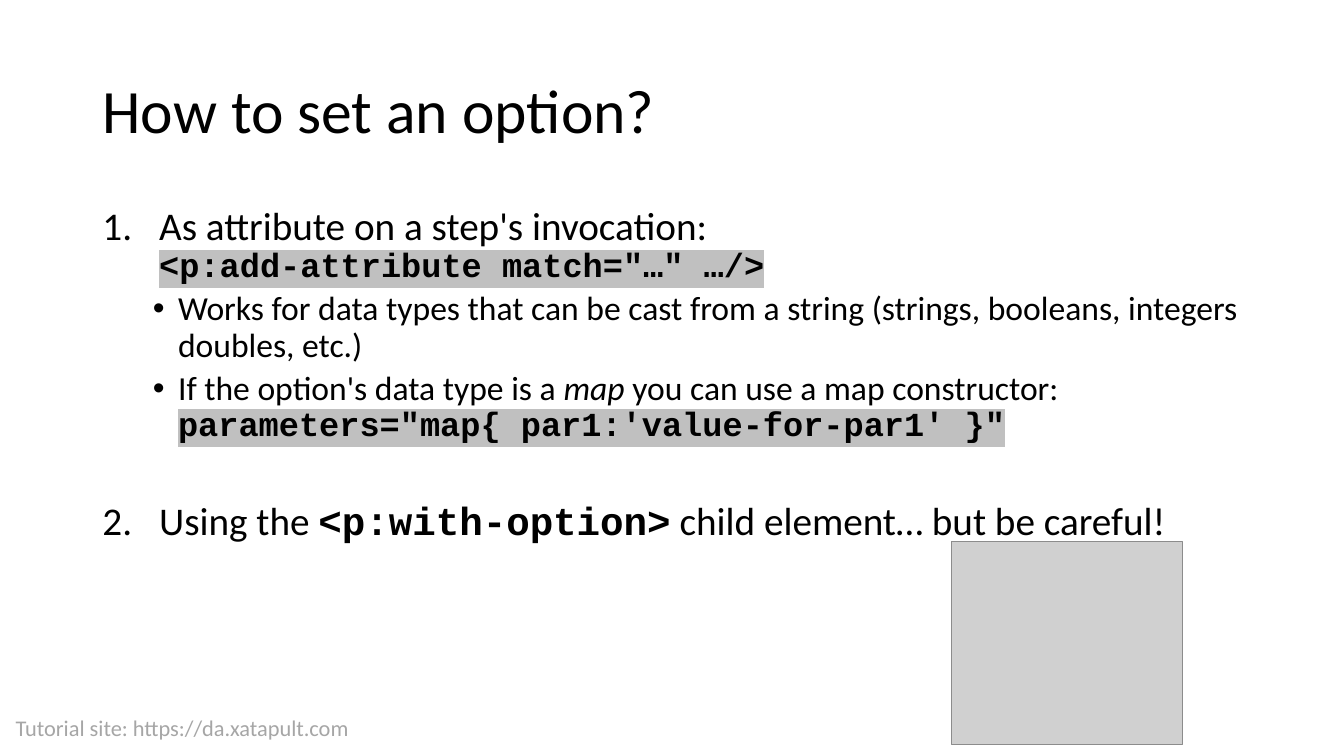
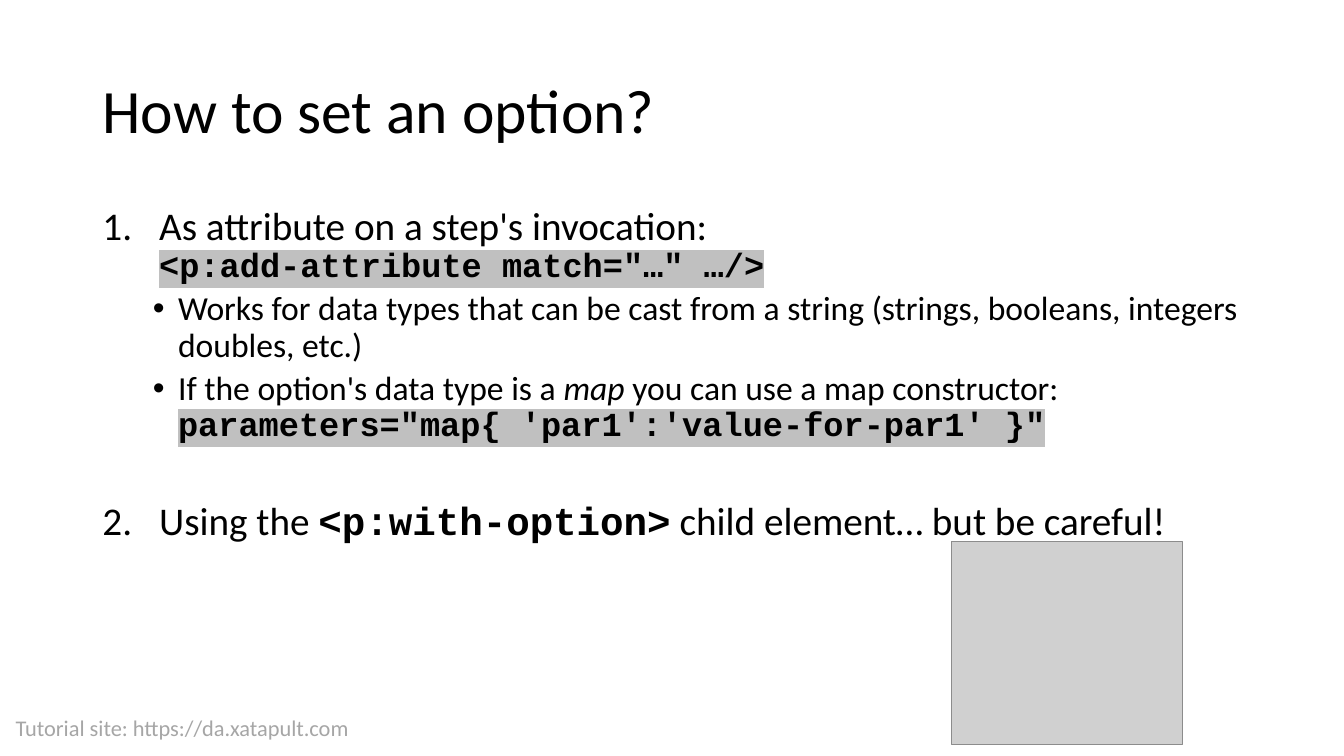
Before and after one commit to xatapult/da-2021-xproc, a slide deck: slide 43 of presentation/Introduction to XProc 3.0.pptx (slide 41 before the commit). Drawn at 1344x756 pixels with LibreOffice and Linux fonts; fonts in the diff are those of the drawing; grey boxes stand for pictures; background and template pictures are left out. Boxes give left, top, right and bottom in pixels: in the first picture for what was removed or moved away, otherwise in the second. Text is boxed around its words. In the diff, an @@ line names an element or a change of style, - is before the commit and + after.

```diff
--- a/presentation/Introduction to XProc 3.0.pptx
+++ b/presentation/Introduction to XProc 3.0.pptx
@@ text at (x1=178, y1=376, x2=1058, y2=443): text changed @@
-  • If the option's data type is a map you can use a map constructor:
-    parameters="map{ par1:'value-for-par1' }"
+  • If the option's data type is a map you can use a map constructor:
+    parameters="map{ 'par1':'value-for-par1' }"
```
Also in this commit, not shown: 15 other slides changed, 6 slides added.
